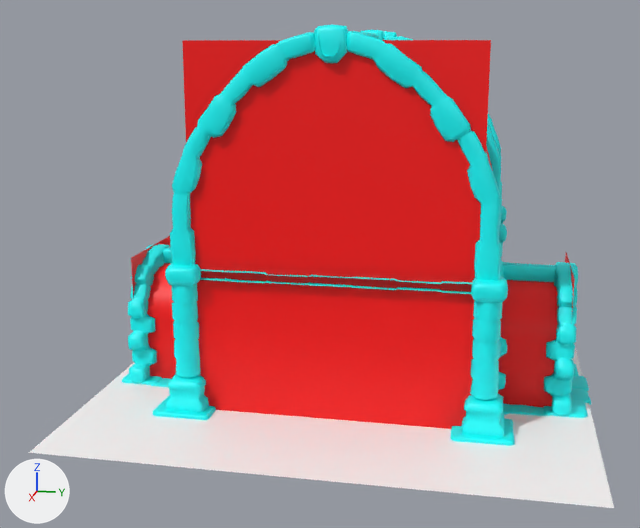
Two versions of the FBX model RogueLike/Assets/Environment/Rooms/Hallways/Hallway_DeadEnd_4.fbx, one commit apart.
Rendered twice from a 50 mm lens placed at (21.94, 3.54, 8.45), pointed at (0.18, -0.81, 3.0). The axes (+X, +Y, +Z) are drawn at lower left. The lights are the same throughout. Where no turn or scale is listed for an object, it has been applied to the vertices. Vertices at the same position are counted once.

The older version as bpy lines, for what is in view:
```python
me_mesh = bpy.data.meshes.new('Mesh')
me_mesh.from_pydata([(-6.0, 6.0, 0.0), (-6.0, -6.0, 0.0), (6.0, 6.0, 0.0), (6.0, -6.0, 0.0)], [], [(0, 1, 2), (2, 1, 3)])
me_mesh.materials.append(mat_tilingfloortiles)  # its picture is missing
me_mesh_001 = bpy.data.meshes.new('Mesh.001')
me_mesh_001.from_pydata(...)  # 152 vertices, 118 faces; spans x -4.52..4.52, y -5.4..5.4, z -4.41..4.41
me_mesh_001.materials.append(mat_lambert2)  # red #ff0000
me_mesh_002 = bpy.data.meshes.new('Mesh.002')
me_mesh_002.from_pydata(...)  # 11066 vertices, 20748 faces; spans x -5.17..5.17, y -5.97..5.97, z -4.48..4.48
me_mesh_002.materials.append(mat_lambert3)  # cyan #00ffff
ob_polysurface279 = bpy.data.objects.new('polySurface279', me_mesh_002)
ob_polysurface279.location = (-1.52, 0.11, 4.4)
ob_polysurface280 = bpy.data.objects.new('polySurface280', me_mesh)
ob_polysurface280.location = (0.0, 0.0, 0.0)
ob_polysurface281 = bpy.data.objects.new('polySurface281', me_mesh_001)
ob_polysurface281.location = (-1.5, 0.0, 4.35)
```
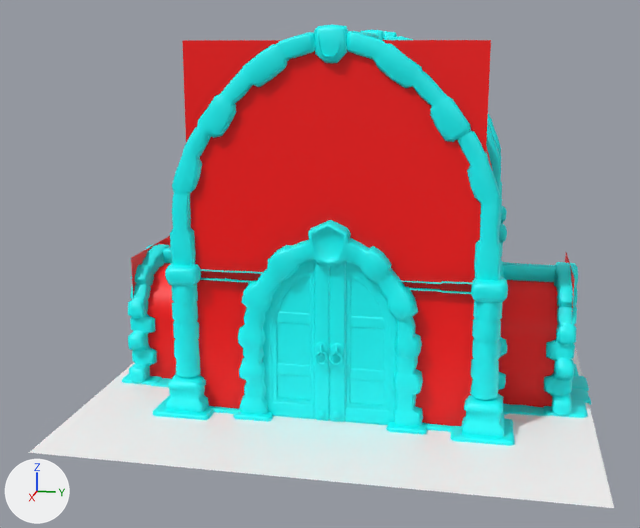
Where the newer file only moved an object's origin or applied its transform, the numbers keep the older frame.

Pixel boxes [x1, y1, x2, y2] of what changed, in the pictures (640 x 528 px):
'SM_WoodenDoor_2:polySurface322', added (cyan): after [263, 259, 397, 425]
part 1 of me_mesh_002, added (cyan): after [238, 220, 423, 427]
part 2 of me_mesh_002, added: after [386, 422, 427, 434]
part 3 of me_mesh_002, added: after [233, 408, 273, 422]
part 4 of me_mesh_002, added: after [426, 424, 453, 432]
part 5 of me_mesh_002, added: after [213, 407, 238, 414]
part 6 of me_mesh_002, deleted (cyan): before [270, 275, 396, 290]

Diff of the bpy script that builds the scene:
```diff
--- a/RogueLike/Assets/Environment/Rooms/Hallways/Hallway_DeadEnd_4.fbx.py
+++ b/RogueLike/Assets/Environment/Rooms/Hallways/Hallway_DeadEnd_4.fbx.py
@@ mat_lambert106 @@
+mat_lambert106 = principled_material('lambert106')
+mat_lambert106.base_color = (0.0, 1.0, 1.0)  # cyan #00ffff
@@ me_mesh_002 @@
 # used by ob_polysurface279; location = (-1.52, 0.11, 4.4)
-me_mesh_002.from_pydata(...)  # 11066 vertices, 20748 faces; spans x -5.17..5.17, y -5.97..5.97, z -4.48..4.48
+me_mesh_002.from_pydata(...)  # 11964 vertices, 22468 faces; spans x -5.17..5.17, y -5.97..5.97, z -4.48..4.48
+# me_mesh_002 part 1: the loose piece of 810 vertices spanning x -4.87..-4.09, y -2.24..2.05, z -4.44..0.33 is copied, and the copy is moved by (8.99, 0.0, 0.0); it spans x 4.12..4.89, y -2.24..2.05, z -4.44..0.33
+# me_mesh_002 part 2: the loose piece of 33 vertices spanning x 1.47..2.35, y 5.04..5.95, z -4.48..-4.33 is copied, and the copy is moved by (2.61, -3.79, 0.04); it spans x 4.08..4.96, y 1.25..2.16, z -4.43..-4.29
+# me_mesh_002 part 3: the loose piece of 33 vertices spanning x 1.47..2.35, y -5.89..-4.98, z -4.48..-4.33 is copied, and the copy is moved by (2.61, 3.54, 0.04); it spans x 4.08..4.96, y -2.35..-1.44, z -4.43..-4.29
+# me_mesh_002 part 4: a new loose piece of 26 vertices spanning x 4.29..4.68, y 2.06..2.85, z -4.44..-4.32, in mat_lambert3 (cyan #00ffff)
+# me_mesh_002 part 5: a new loose piece of 26 vertices spanning x 4.29..4.68, y -2.97..-2.18, z -4.44..-4.32, in mat_lambert3 (cyan #00ffff)
+# me_mesh_002 part 6
+# 30 vertices are removed from x 4.4..4.68, y -0.67..0.41, z -1.16..-0.94
+# 60 faces are deleted
 me_mesh_002.materials.append(mat_lambert3)
@@ me_mesh_002_1 @@
+me_mesh_002_1.from_pydata(...)  # 1632 vertices, 2628 faces; spans x -0.32..0.32, y -1.64..1.64, z -0.01..3.97
+me_mesh_002_1.materials.append(mat_lambert106)  # cyan #00ffff
@@ ob_sm_woodendoor_2_polysurface322 @@
+ob_sm_woodendoor_2_polysurface322 = bpy.data.objects.new('SM_WoodenDoor_2:polySurface322', me_mesh_002_1)
+ob_sm_woodendoor_2_polysurface322.location = (2.98, 0.0, 0.0)
```
